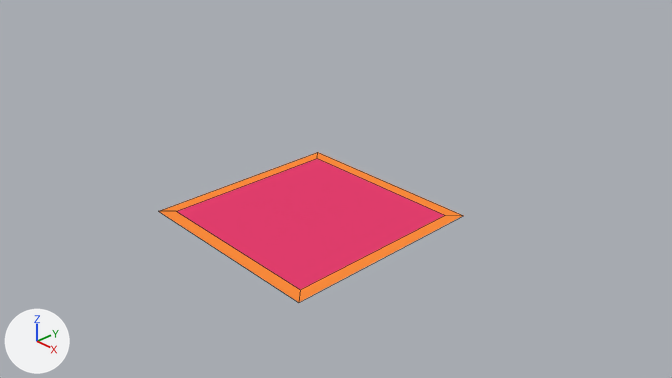
The Blender file Javoc/Assets/meshes/complementos/alfombra.blend, before and after one commit.
Camera for both pictures: the file's camera 'Camera'. Lighting does not change. The marker at lower left points along +X, +Y and +Z. Mesh edges are drawn as thin lines.
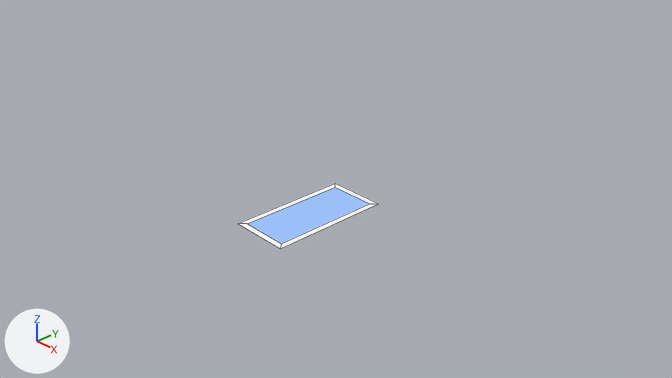
Where the change shows, as pixel boxes (x1, y1, x2, y2) in the pictures (672 x 378 px):
'Plane', recoloured, reshaped (pink to blue, 54% narrower, 56% shorter): before (159, 152, 464, 302); after (238, 183, 379, 249)

What the commit changed:
Material 'Alfombra_centro' (mat_alfombra_centro) changes colour from pink #e73f6f to blue #a2c7ff; in linear values from (0.8, 0.0504, 0.16) to (0.362, 0.569, 1.0).
Material 'Alfombra_detalles' (mat_alfombra_detalles) changes colour from orange #ff8d3c to white #ffffff; in linear values from (1.0, 0.265, 0.0456) to (1.0, 1.0, 1.0).
me_plane has 8 vertices, 5 faces and spans x -1.65..1.65, y -1.65..1.65, z 0.0.
me_plane is used by ob_plane; location (0.0, 0.0, 0.0).
Verts and faces of me_plane; kept vertices keep their numbers, new ones are numbered from 8.
Before the commit, vertices of me_plane: 0 (-1.46, -1.46, 0.0) at pixel (176, 211), 1 (1.46, -1.46, 0.0) at pixel (300, 289), 2 (-1.46, 1.46, 0.0) at pixel (317, 158), 3 (1.46, 1.46, 0.0) at pixel (445, 215), 4 (-1.65, -1.65, 0.0) at pixel (158, 211).
Before the commit, vertices of me_plane: 5 (1.65, -1.65, 0.0) at pixel (298, 302), 6 (-1.65, 1.65, 0.0) at pixel (317, 152), 7 (1.65, 1.65, 0.0) at pixel (463, 215).
Part 1, on me_plane:
Vertices deleted: 0 to 7 (with the faces that use them).
New vertex 8 is at (-0.4, -0.9, 0.0), pixel (247, 223).
New vertex 9 is at (0.4, -0.9, 0.0), pixel (281, 243).
New vertex 10 is at (-0.4, 0.9, 0.0), pixel (335, 187).
New vertex 11 is at (0.4, 0.9, 0.0), pixel (369, 203).
New vertex 12 is at (-0.5, -1.0, 0.0), pixel (237, 223).
New vertex 13 is at (0.5, -1.0, 0.0), pixel (280, 248).
New vertex 14 is at (-0.5, 1.0, 0.0), pixel (335, 183).
New vertex 15 is at (0.5, 1.0, 0.0), pixel (378, 203).
New faces: (8, 9, 11, 10) (mat_alfombra_centro (blue #a2c7ff)).
New faces: (10, 11, 15, 14), (8, 12, 13, 9), (9, 13, 15, 11), (8, 10, 14, 12) (mat_alfombra_detalles (white #ffffff)).
